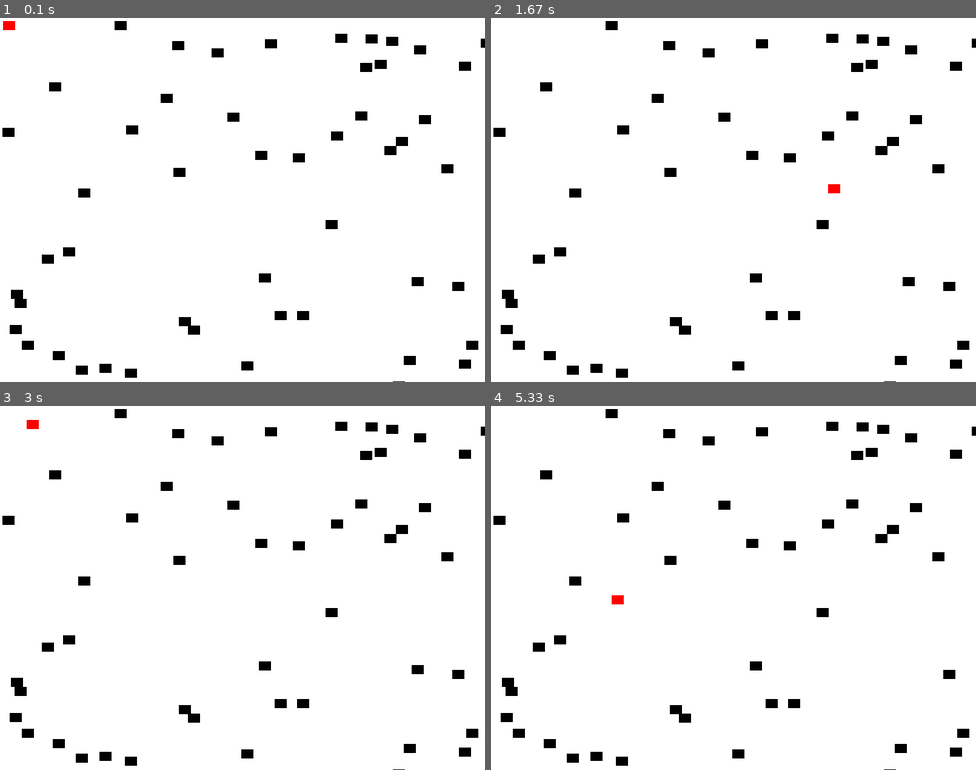
Above: before the commit, frames 1-4 (two rows, left to right).
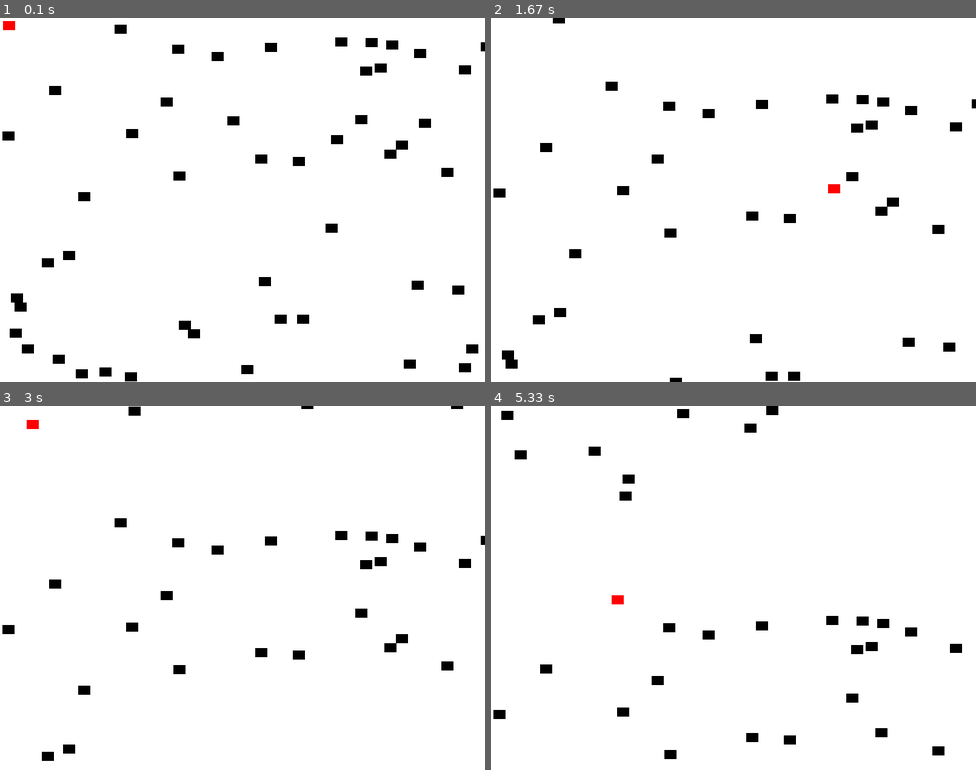
Above: after the commit, the same moments.

Repository: capnsue/worsty-worst
Game: pygame game, started from py/breaky/break1.py
Same seed, same stepped clock (60 frames per second), same inputs: the game is played once before the commit and once after it.
Inputs (mouse positions are in pixels of both pictures, inside the frame that each line leads up to):
- Up to frame 1 (0.1 s): no input
- Up to frame 2 (1.67 s): click (723, 127) at 0.38 s; click (917, 141) at 0.72 s; click (820, 261) at 1.05 s; click (830, 185) at 1.38 s
- Up to frame 3 (3 s): click (67, 409) at 1.72 s; click (368, 409) at 2.05 s; click (198, 409) at 2.38 s; click (29, 420) at 2.72 s
- Up to frame 4 (5.33 s): click (946, 406) at 3.05 s; click (796, 416) at 3.38 s; click (893, 660) at 3.72 s; click (975, 577) at 4.05 s; click (728, 413) at 4.38 s; click (699, 409) at 4.72 s; click (612, 595) at 5.05 s

The runs differ from the first frame. In frame 1, 2.4% of the frame differs, in the area x 0-100%, y 0-100%; in frame 2, 5.1%; in frame 3, 4.6%; in frame 4, 4.7%.

Commit message:
made blocks move

Diff:
--- a/py/breaky/break1.py
+++ b/py/breaky/break1.py
@@ -1,4 +1,7 @@
 # starting template to make breakout clone
+# with thanks to programarcadegames.com
+
+
 
 
 import pygame
@@ -45,21 +48,35 @@
 
         # get rectangle of image that has the dimensions
         self.rect = self.image.get_rect()
-############################################################################################################
+
+    def update(self):
+        # called each frame
+        # move block down one pixel
+        self.rect.y += 1
+        # if blocks go off the bottom of the screen,
+        # send them back to the top
+        if self.rect.y > screen_height + 100: # docs say 410, why
+            self.reset_pos()
+
+
+    def reset_pos(self):
+        # reset position at top of screen at random x location
+        # called by update() or if there is a collision
+        self.rect.y = random.randrange(-300, -20) # i dont understand why these numbers
+        self.rect.x = random.randrange(0, screen_width)
 
 
 
 
+############################################################################################################
+
 pygame.init()
 
-
-
-
-WIDTH = 800
-HEIGHT = 600
+screen_width = 800
+screen_height = 600
 
 # Set the width and height of the screen [width, height]
-size = (WIDTH, HEIGHT)
+size = (screen_width, screen_height)
 screen = pygame.display.set_mode(size)
 
 pygame.display.set_caption("breaky 1")
@@ -73,8 +90,8 @@
     block = Block(BLACK, 20, 15)
 
     # put in random location
-    block.rect.x = random.randrange(WIDTH)
-    block.rect.y = random.randrange(HEIGHT)
+    block.rect.x = random.randrange(screen_width)
+    block.rect.y = random.randrange(screen_height)
 
     # add to list of sprites
     block_list.add(block)
@@ -122,12 +139,21 @@
 
     # check if player block collided with any of the block in block_list
     # if so, kill the block
-    blocks_hit_list = pygame.sprite.spritecollide(player, block_list, True)
+    #'''spritecollide(sprite, group, dokill, collided = None) -> Sprite_list
+    blocks_hit_list = pygame.sprite.spritecollide(player, block_list, False)
 
     # give them a score for each block they hit
     for block in blocks_hit_list:
         score += 1
         print(score)
+
+        #reset block to top of screen
+        block.reset_pos()
+
+
+    # update position of all blocks in block_list
+    block_list.update()
+
 
 # --------------------------------------------------
     # draw stuff on screen!
@@ -148,56 +174,3 @@
 #  end of game loop
 
 pygame.quit()
-
-
-
-
-
-
-
-
-
-
-
-
-
-
-
-
-
-
-
-# Loop until the user clicks the close button.
-done = False
-
-# Used to manage how fast the screen updates
-clock = pygame.time.Clock()
-
-# -------- Main Program Loop -----------
-while not done:
-    # --- Main event loop
-    for event in pygame.event.get():
-        if event.type == pygame.QUIT:
-            done = True
-
-    # --- Game logic should go here
-
-    # --- Screen-clearing code goes here
-
-    # Here, we clear the screen to white. Don't put other drawing commands
-    # above this, or they will be erased with this command.
-
-    # If you want a background image, replace this clear with blit'ing the
-    # background image.
-    screen.fill(WHITE)
-
-    # --- Drawing code should go here
-
-    # --- Go ahead and update the screen with what we've drawn.
-    pygame.display.flip()
-
-    # --- Limit to 60 frames per second
-    clock.tick(60)
-
-# Close the window and quit.
-pygame.quit()
